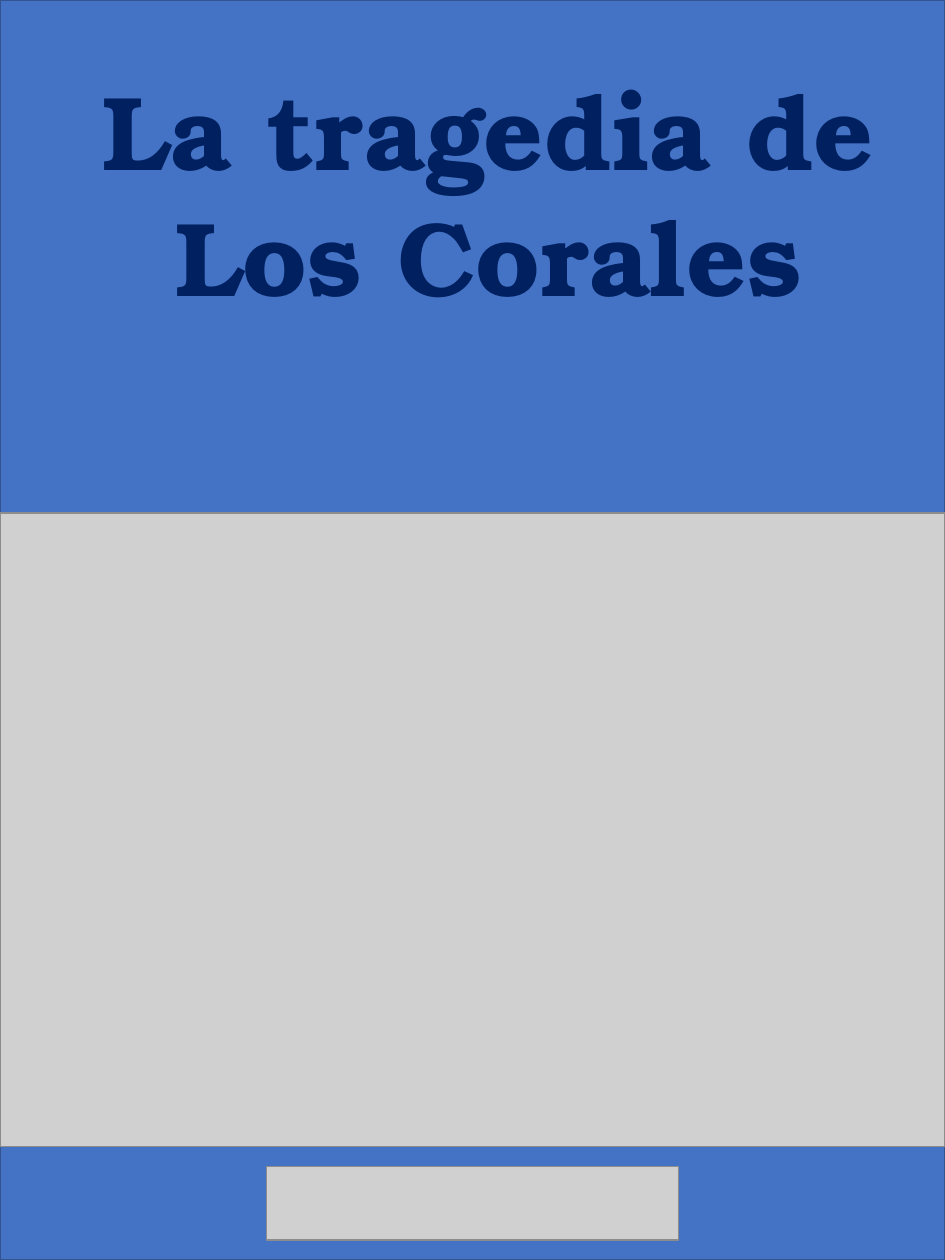
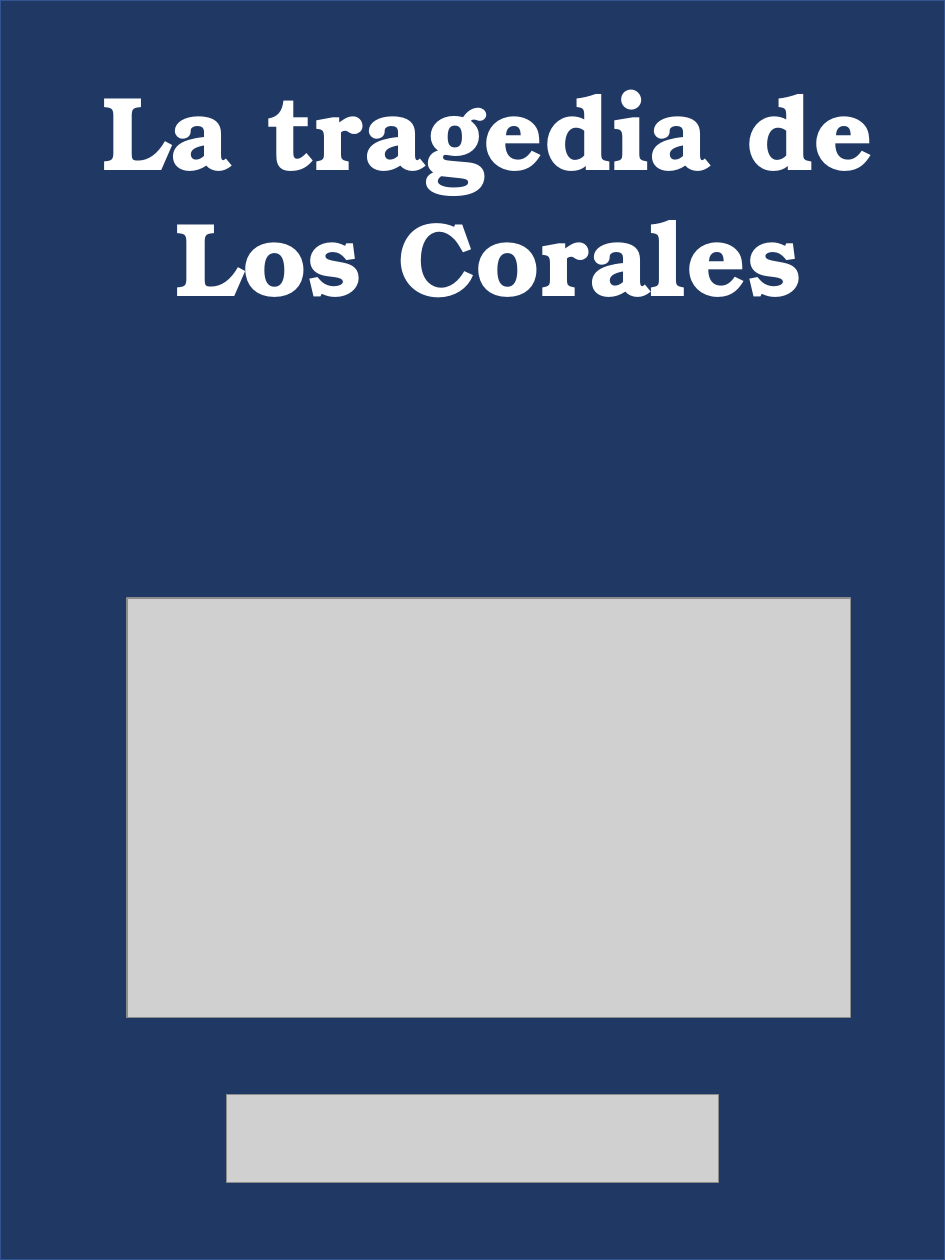
Before and after one commit to petrix12/tragedia99, a slide deck: slide 1 of imagenes.pptx. Drawn at 945x1260 pixels with LibreOffice and Linux fonts; fonts in the diff are those of the drawing; grey boxes stand for pictures. Boxes give left, top, right and bottom in pixels: in the first picture for what was removed or moved away, otherwise in the second. Text is boxed around its words. In the diff, an @@ line names an element or a change of style, - is before the commit and + after.

```diff
--- a/imagenes.pptx
+++ b/imagenes.pptx
@@ rectangle at [0,0,945,1260]: fill #4472C4 to #203864 @@
@@ text "La tragedia de Los Corales" at [103,89,874,298]: text colour #002060 to #FFFFFF @@
@@ picture: place and size @@
-picture at [0,513,945,1147]
+picture at [127,598,850,1018]
@@ picture: place and size @@
-picture at [266,1167,678,1240]
+picture at [227,1095,719,1183]
```
Also in this commit, not shown: 2 slides added, 6 other files.
